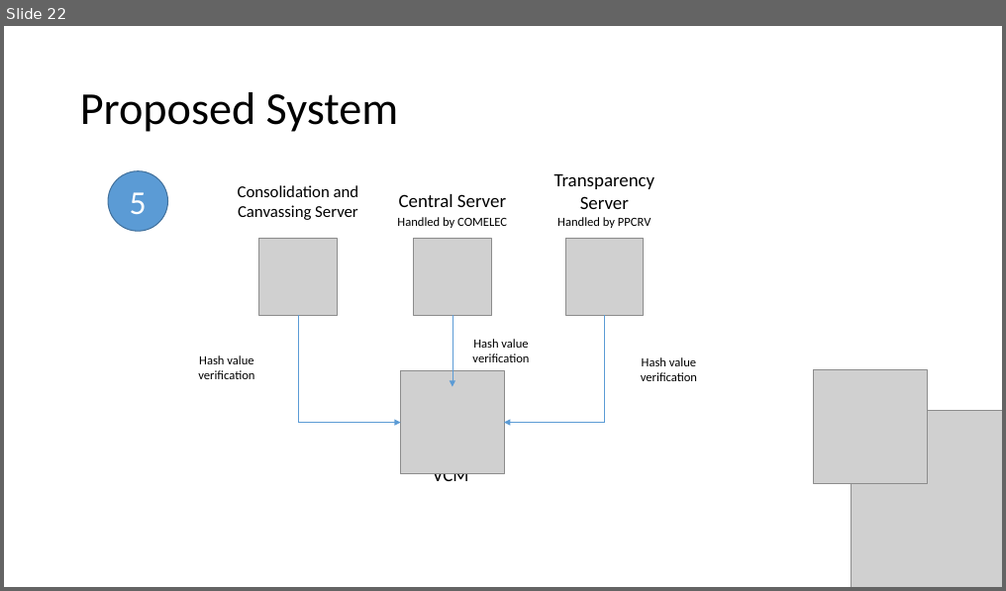
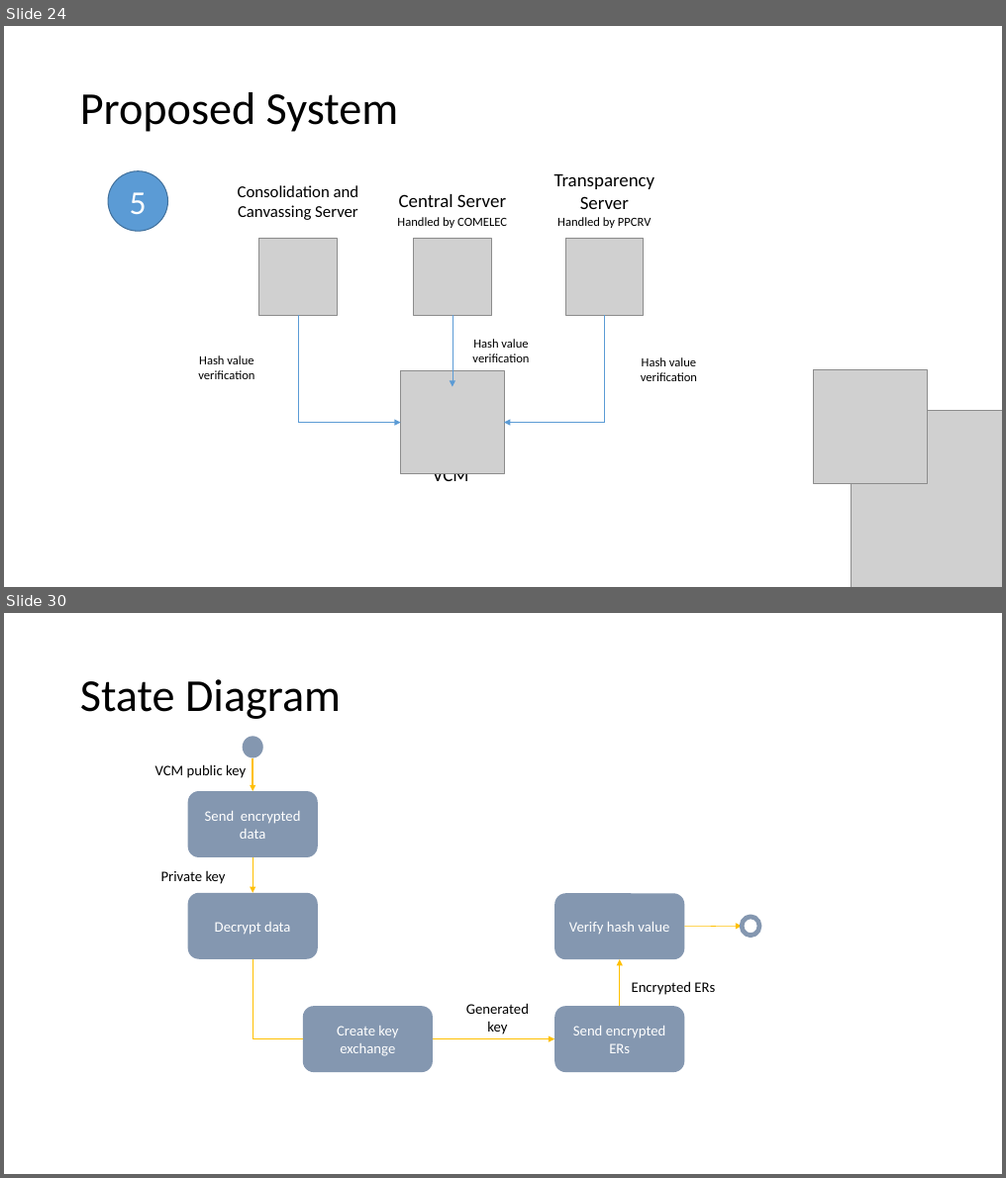
Before and after one commit to seans888/Project---Automate-Election, a slide deck: Documentation/Finals_Sysadd1.pptx. Shown one above the other, each under a label of ours: slide 22 before the commit, slides 24 and 30 after it; the slides between them are not shown. The pictures are 1006x591 and 1006x1178 pixels, drawn with LibreOffice and Linux fonts; fonts in the diff are those of the drawing; grey boxes stand for pictures. Boxes give left, top, right and bottom in pixels: in the first picture for what was removed or moved away, otherwise in the second. Text is boxed around its words. In the diff, an @@ line names an element or a change of style, - is before the commit and + after.

```diff
--- a/Documentation/Finals_Sysadd1.pptx
+++ b/Documentation/Finals_Sysadd1.pptx
@@ slide 30 added at (4, 613, 1002, 1174), background #FFFFFF @@
@@ title added at (80, 679, 341, 719), 44 pt, text #000000 @@
+State Diagram
@@ ellipse added at (242, 736, 263, 758), fill #8497B0 @@
@@ arrow added from (252, 759) to (252, 791), #FFC000 1.5 pt @@
@@ text added at (155, 764, 246, 778), 14 pt, text #000000 @@
+VCM public key
@@ rounded rectangle added at (188, 791, 318, 858), fill #8497B0, 14 pt, text #FFFFFF @@
+Send encrypted data
@@ text added at (161, 871, 226, 884), 14 pt, text #000000 @@
+Private key
@@ arrow added from (252, 858) to (252, 893), #FFC000 0.5 pt @@
@@ rounded rectangle added at (188, 893, 318, 959), fill #8497B0, 14 pt, text #FFFFFF @@
+Decrypt data
@@ rounded rectangle added at (555, 894, 684, 960), fill #8497B0, 14 pt, text #FFFFFF @@
+Verify hash value
@@ arrow added from (684, 927) to (743, 926), #FFC000 0.5 pt @@
@@ ellipse added at (743, 917, 760, 936), outline #8497B0 4.5 pt @@
@@ elbow line added from (252, 959) to (303, 1040), #FFC000 0.5 pt @@
@@ arrow added from (620, 1006) to (620, 959), #FFC000 0.5 pt @@
@@ text added at (632, 981, 715, 995), 14 pt, text #000000 @@
+Encrypted ERs
@@ rounded rectangle added at (303, 1006, 433, 1072), fill #8497B0, 14 pt, text #FFFFFF @@
+Create key exchange
@@ text added at (466, 1003, 529, 1035), 14 pt, text #000000 @@
+Generated key
@@ rounded rectangle added at (555, 1006, 684, 1072), fill #8497B0, 14 pt, text #FFFFFF @@
+Send encrypted ERs
@@ arrow added from (433, 1040) to (555, 1040), #FFC000 0.5 pt @@
@@ what was slide 22 is now slide 24 @@
```
Also in this commit, not shown: 2 slides changed, 10 other slides added, 2 other files.
